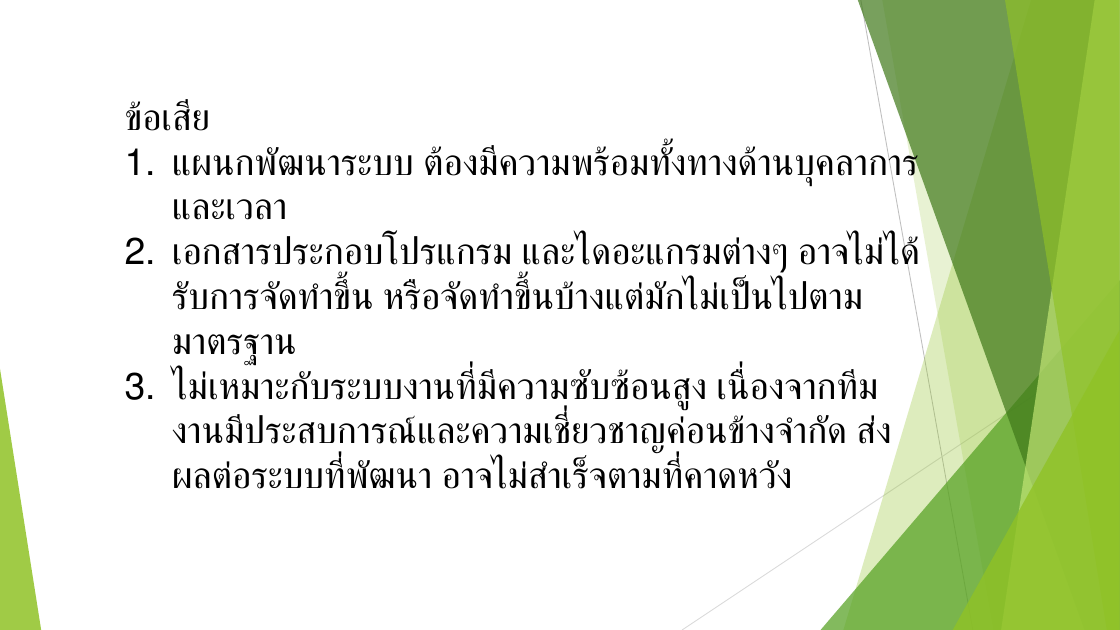
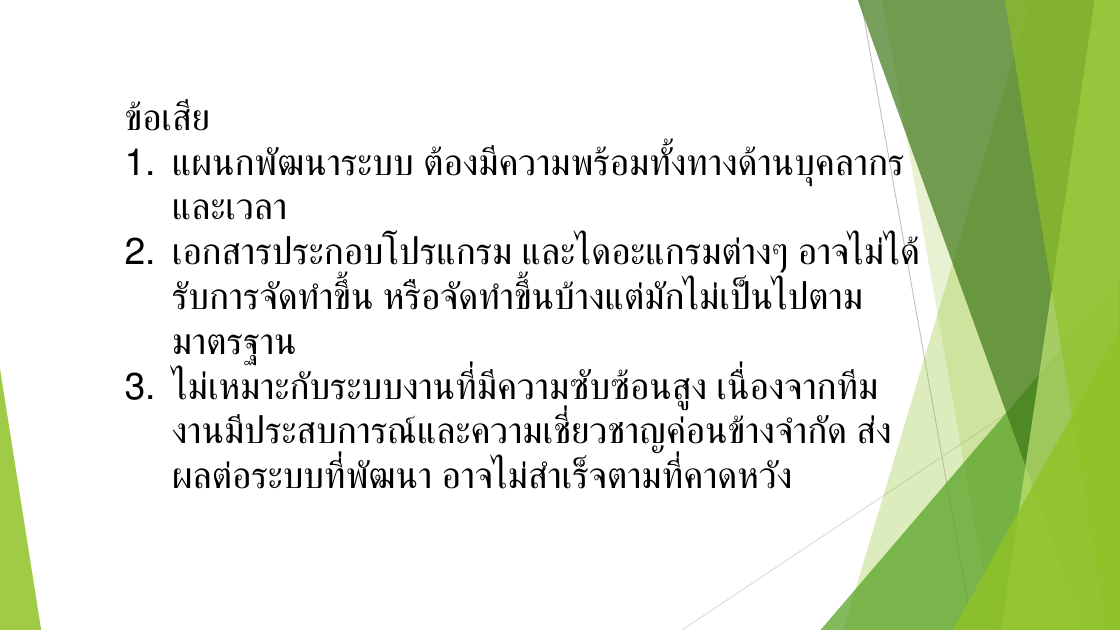
Before and after one commit to praew06/cpsc322_work, a slide deck: slide 6 of บทที่7.pptx. Drawn at 1120x630 pixels with LibreOffice and Linux fonts; fonts in the diff are those of the drawing. Boxes give left, top, right and bottom in pixels: in the first picture for what was removed or moved away, otherwise in the second. Text is boxed around its words. In the diff, an @@ line names an element or a change of style, - is before the commit and + after.

```diff
--- a/บทที่7.pptx
+++ b/บทที่7.pptx
@@ text at <box>172,145,904,185</box>: text changed @@
-1. แผนกพัฒนาระบบ ต้องมีความพร้อมทั้งทางด้านบุคลาการและเวลา
+1. แผนกพัฒนาระบบ ต้องมีความพร้อมทั้งทางด้านบุคลากรและเวลา
```
Also in this commit, not shown: 7 other slides changed, 1 other file.
